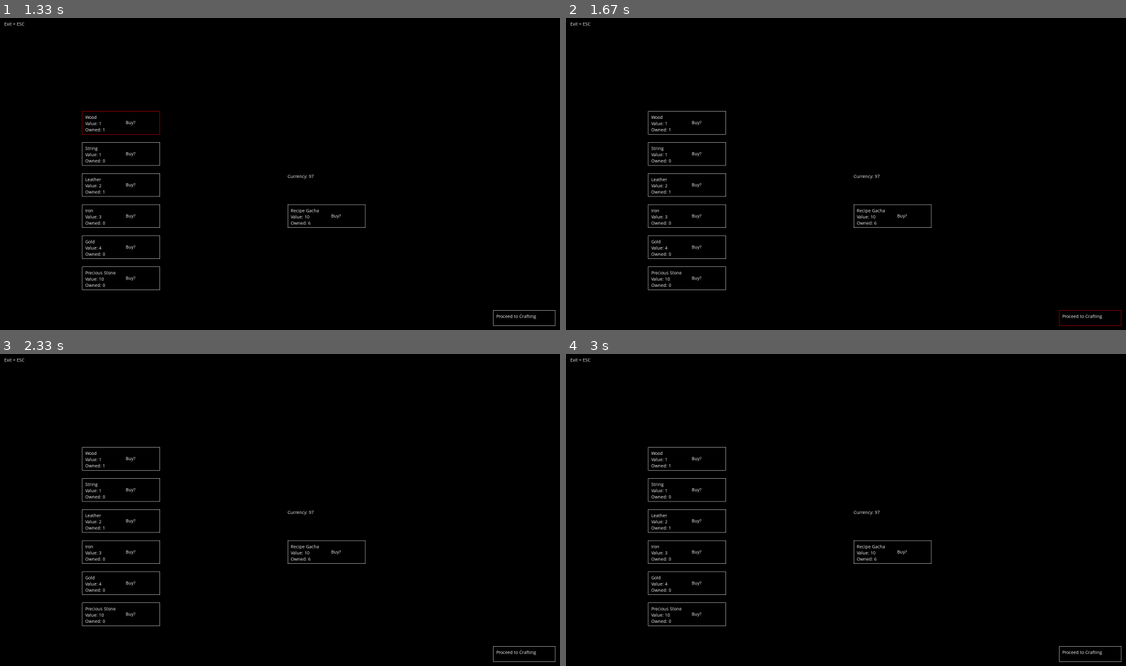
Above: before the commit, frames 1-4 (two rows, left to right).
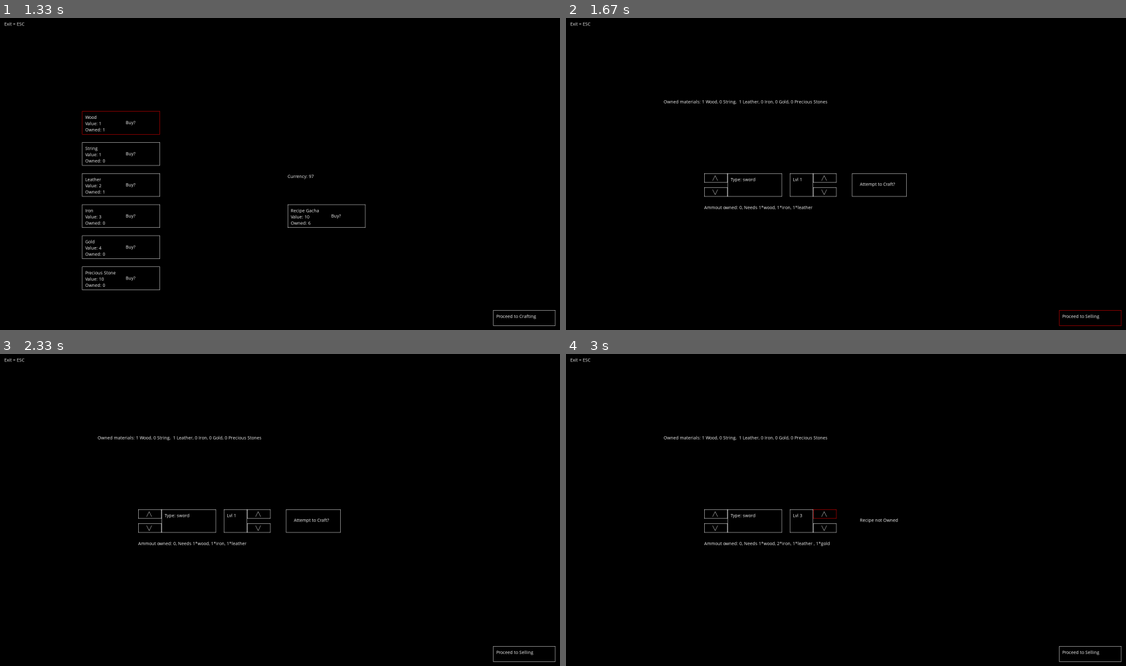
Above: after the commit, the same moments.

Repository: ArKynn/Fantasy-Battle-Defense-Dealer
Game: pygame game, started from Pygame_ui.py
Same seed, same stepped clock (60 frames per second), same inputs: the game is played once before the commit and once after it.
Inputs (mouse positions are in pixels of both pictures, inside the frame that each line leads up to):
- Up to frame 1 (1.33 s): click (285, 174) at 0.38 s; click (145, 177) at 0.72 s; click (100, 124) at 1.05 s
- Up to frame 2 (1.67 s): click "Proceed to Crafting" at 1.38 s
- Up to frame 3 (2.33 s): click (313, 519) at 1.72 s, where only the run after the commit has a clickable "Attempt to Craft?"; click (263, 597) at 2.05 s
- Up to frame 4 (3 s): click (823, 513) at 2.88 s

Frame 1 is identical in both runs. In frame 2, 2.0% of the frame differs, in the area x 14-96%, y 26-97%; in frame 3, 2.0%; in frame 4, 1.9%.

Commit message:
finished craftmenu and tweaked the other files for compability

Diff:
--- a/BuyCraftandSell.py
+++ b/BuyCraftandSell.py
@@ -1,4 +1,4 @@
-import Items_and_Inventory
+import Items_and_Inventory, d10_and_end_game
 def buy_materials(input):
 
     if input in Items_and_Inventory.allmaterials:
@@ -10,10 +10,12 @@
             return False
     raise Exception("Input is not of the same type as material or does not exist.")
 
-def craftattempt(craftexp, d10):
+def craftattempt(craftitem):
 
-    craftquality = craftexp * d10
-    return craftquality
+    craftquality = Items_and_Inventory.playerinventory.craftexp * d10_and_end_game.d10throw() /10
+    Items_and_Inventory.playerinventory.craftexp += craftitem.value
+    if craftquality >= craftitem.min_quality:
+        craftitem.count += 1
 
 def craft(materialinventory, allrecipes, equipmentinventory, input):
 
--- a/Items_and_Inventory.py
+++ b/Items_and_Inventory.py
@@ -91,15 +91,15 @@
 sword_lvl3 = weapon("Exotic Sword", 3, 0, 3, 3, recipe_sword_lvl3, False)
 sword_lvl4 = weapon("Legendary Sword", 4, 0, 4, 4, recipe_sword_lvl4, False)
 
-hammer_lvl1 = weapon("Common Hammer", 1, 1, 0, 1, recipe_hammer_lvl1, True)
-hammer_lvl2 = weapon("Rare Hammer", 2, 2, 0, 2, recipe_hammer_lvl2, False)
-hammer_lvl3 = weapon("Exotic Hammer", 3, 3, 0, 3, recipe_hammer_lvl3, False)
-hammer_lvl4 = weapon("Legendary Hammer", 4, 4, 0, 4, recipe_hammer_lvl4, False)
+hammer_lvl1 = weapon("Common Hammer", 1, 0, 1, 1, recipe_hammer_lvl1, True)
+hammer_lvl2 = weapon("Rare Hammer", 2, 0, 2, 2, recipe_hammer_lvl2, False)
+hammer_lvl3 = weapon("Exotic Hammer", 3, 0, 3, 3, recipe_hammer_lvl3, False)
+hammer_lvl4 = weapon("Legendary Hammer", 4, 0, 4, 4, recipe_hammer_lvl4, False)
 
-bow_lvl1 = weapon("Common Bow", 1, 1, 0, 1, recipe_bow_lvl1, True)
-bow_lvl2 = weapon("Rare Bow", 2, 2, 0, 2, recipe_bow_lvl2, False)
-bow_lvl3 = weapon("Exotic Bow", 3, 3, 0, 3, recipe_bow_lvl3, False)
-bow_lvl4 = weapon("Legendary Bow", 4, 4, 0, 4, recipe_bow_lvl4, False)
+bow_lvl1 = weapon("Common Bow", 1, 0, 1, 1, recipe_bow_lvl1, True)
+bow_lvl2 = weapon("Rare Bow", 2, 0, 2, 2, recipe_bow_lvl2, False)
+bow_lvl3 = weapon("Exotic Bow", 3, 0, 3, 3, recipe_bow_lvl3, False)
+bow_lvl4 = weapon("Legendary Bow", 4, 0, 4, 4, recipe_bow_lvl4, False)
 
 helmet_lvl1 = armor("Common Helmet", 1, 1, 0, 1, recipe_helmet_lvl1, True)
 helmet_lvl2 = armor("Rare Helmet", 2, 2, 0, 2, recipe_helmet_lvl2, False)
@@ -118,6 +118,13 @@
 
 
 allmaterials = [wood, string, leather, iron, gold, precious_stone]
+
+allswords = [sword_lvl1, sword_lvl2, sword_lvl3, sword_lvl4]
+allhammers = [hammer_lvl1, hammer_lvl2, hammer_lvl3, hammer_lvl4]
+allbows = [bow_lvl1, bow_lvl2, bow_lvl3, bow_lvl4]
+allhelmets = [helmet_lvl1, helmet_lvl2, helmet_lvl3, helmet_lvl4]
+allchestplates = [chestplate_lvl1, chestplate_lvl2, chestplate_lvl3, chestplate_lvl4]
+allgreaves = [greaves_lvl1, greaves_lvl2, greaves_lvl3, greaves_lvl4]
 
 
 
--- a/Pygame_ui.py
+++ b/Pygame_ui.py
@@ -6,14 +6,13 @@
             sys.exit()
 
 #Checks for mouse position, lights up button in red and checks if mouse is pressed
-def checkmousestate(rectanglearea): #Based on answer by skrx on StackOverfow (https://stackoverflow.com/questions/44998943/how-to-check-if-the-mouse-is-clicked-in-a-certain-area-pygame)
+def checkmousestate(rectanglearea):
     global mouse1
-    if rectanglearea.collidepoint(pygame.mouse.get_pos()):
+    if rectanglearea.collidepoint(pygame.mouse.get_pos()):  #Based on answer by skrx on StackOverfow (https://stackoverflow.com/questions/44998943/how-to-check-if-the-mouse-is-clicked-in-a-certain-area-pygame)
         pygame.draw.rect(display, 'red', rectanglearea, 1)
         for event in pygame.event.get(eventtype=MOUSEBUTTONDOWN):
             if event.button == 1:
                 return True
-
 
 def starting(): #Starting screen, renders a simple starting button
     starting = True
@@ -95,37 +94,112 @@
         pygame.draw.rect(display, 'white', gotocrafingarea, 1)
         if checkmousestate(gotocrafingarea) == True:
             buymenu == False
-
+            break
         pygame.display.flip()
         clock.tick(60)
 
 def craftmenu():
-    equipmenttypearea = pygame.Rect(displayx / 4, displayy / 2, 175, 75)
+    global Items
+
+    weapontypes = {
+    "sword" : Items_and_Inventory.allswords,
+    "hammer" : Items_and_Inventory.allhammers,
+    "bow" : Items_and_Inventory.allbows,
+    "helmet" : Items_and_Inventory.allhelmets,
+    "chestplate" : Items_and_Inventory.allchestplates,
+    "greaves" : Items_and_Inventory.allgreaves,
+}
+
+    equipmenttypearea = pygame.Rect(displayx / 4 +75, displayy / 2, 175, 75)
     typeupbutton = pygame.Rect(displayx / 4, displayy / 2, 75, 30)
     typedownbutton = pygame.Rect(displayx / 4, displayy / 2 + 45, 75, 30)
     equipmentlvlarea = pygame.Rect(displayx / 4 + 275, displayy / 2, 75, 75)
     lvlupbutton = pygame.Rect(displayx / 4 + 350, displayy / 2, 75, 30)
     lvldownbutton = pygame.Rect(displayx / 4 + 350, displayy / 2 + 45, 75, 30)
     recipematerialarea = pygame.Rect(displayx / 4, displayy / 2 + 100, 250, 30)
-    craftbutton =  pygame.Rect(displayx / 4 + 475, displayy / 2, 75, 30)
+    craftbutton =  pygame.Rect(displayx / 4 + 475, displayy / 2, 175, 75)
     gotosellbutton = pygame.Rect(displayx- 300, displayy - 100, 200, 50)
 
-    selectedequipmenttype = "not yet"
-    selectedequipmentlvl = "null"
-
-    display.blit(font.render(f"{selectedequipmenttype}", True, 'white'), (equipmenttypearea[0] + 10, equipmentlvlarea[1] + 10))
-
-    display.blit(font.render(f"{selectedequipmentlvl}", True, 'white'), (equipmenttypearea[0] + 10, equipmentlvlarea[1] + 10))
+    allcraftbuttons = (equipmenttypearea, typeupbutton, typedownbutton,
+                        equipmentlvlarea, lvlupbutton, lvldownbutton)
+
+    allequipmenttypes = ("sword", "hammer", "bow", "helmet", "chestplate", "greaves")
+    allequipmentlvls = (1, 2, 3, 4)
+
+    equipmenttypeindex = 0
+    equipmentlvlindex = 0
+
+    selectedequipmenttype = allequipmenttypes[equipmenttypeindex]
+    selectedequipmentlvl = allequipmentlvls[equipmentlvlindex]
 
 
     craftmenu = True
     while craftmenu == True:
+
+        selectedequipmenttype = allequipmenttypes[equipmenttypeindex]
+        selectedequipmentlvl = allequipmentlvls[equipmentlvlindex]
 
         exitgamecheck()
         display.fill('black')
         display.blit(font.render("Exit = ESC", True, 'white'),[50,50])
 
-        pass
+        display.blit(font.render(f"Type: {selectedequipmenttype}", True, 'white'), (equipmenttypearea[0] + 10, equipmenttypearea[1] + 10))
+        display.blit(font.render(f"Lvl {selectedequipmentlvl}", True, 'white'), (equipmentlvlarea[0] + 10, equipmentlvlarea[1] + 10))
+
+        for button in allcraftbuttons:
+            pygame.draw.rect(display, 'white', button, 1)
+
+        pygame.draw.lines(display, 'white', False, [(displayx /4 +27, displayy /2 +23),(displayx /4 +35, displayy /2 + 7),(displayx /4 +43, displayy /2 +23)], 1)
+        pygame.draw.lines(display, 'white', False, [(displayx /4 +27, displayy /2 +52),(displayx /4 +35, displayy /2 + 68),(displayx /4 +43, displayy /2 +52)], 1)
+
+        pygame.draw.lines(display, 'white', False, [(displayx /4 +377, displayy /2 +23),(displayx /4 +385, displayy /2 + 7),(displayx /4 +393, displayy /2 +23)], 1)
+        pygame.draw.lines(display, 'white', False, [(displayx /4 +377, displayy /2 +52),(displayx /4 +385, displayy /2 + 68),(displayx /4 +393, displayy /2 +52)], 1)
+
+        if checkmousestate(typeupbutton) == True and equipmenttypeindex != 5:
+                equipmenttypeindex += 1
+        elif checkmousestate(typedownbutton) == True and equipmenttypeindex != 0:
+                equipmenttypeindex += -1
+        elif checkmousestate(lvlupbutton) == True and equipmentlvlindex != 3:
+                equipmentlvlindex += 1
+        elif checkmousestate(lvldownbutton) == True and equipmentlvlindex != 0:
+            equipmentlvlindex += -1
+
+        selecteditem = weapontypes[selectedequipmenttype][selectedequipmentlvl -1]
+        display.blit(font.render(f"Ammout owned: {selecteditem.count}, {selecteditem.recipe.description}", True, 'white'), (displayx / 4, displayy / 2 + 100))
+
+        if selecteditem.recipe in Items_and_Inventory.OwnedRecipes:
+            pygame.draw.rect(display, 'white', craftbutton, 1)
+            display.blit(font.render(f"Attempt to Craft?", True, 'white'), (craftbutton[0] +25, craftbutton[1] +25))
+
+            if checkmousestate(craftbutton) == True:
+                materialnumber = -1
+                enoughmaterials = True
+                print("a")
+                for materialtype in selecteditem.recipe.materials:
+                    print (materialtype)
+                    materialnumber += 1
+                    if materialtype.count < selecteditem.recipe.quantities[materialnumber]:
+                        enoughmaterials = False
+                if enoughmaterials == True:
+                    BuyCraftandSell.craftattempt(selecteditem)
+                    materialnumber = -1
+                    for materialtype in selecteditem.recipe.materials:
+                        materialtype.count += -selecteditem.recipe.quantities[materialnumber]
+                        materialnumber += 1
+
+        else:
+            display.blit(font.render(f"Recipe not Owned", True, 'white'), (craftbutton[0] +25, craftbutton[1] +25))
+
+        materialtext = f"Owned materials: {Items_and_Inventory.wood.count} Wood, {Items_and_Inventory.string.count} String,  {Items_and_Inventory.leather.count} Leather, {Items_and_Inventory.iron.count} Iron, {Items_and_Inventory.gold.count} Gold, {Items_and_Inventory.precious_stone.count} Precious Stones"
+        display.blit(font.render(materialtext, True, 'white'), (350, 300))
+
+        display.blit(font.render(f"Proceed to Selling", True, 'white'), (gotosellbutton[0] + 10, gotosellbutton[1] + 10))
+        pygame.draw.rect(display, 'white', gotosellbutton, 1)
+        if checkmousestate(gotosellbutton) == True:
+            buymenu == False
+            break
+        pygame.display.flip()
+        clock.tick(60)
 
 import pygame, sys, Items_and_Inventory, BuyCraftandSell, random
 from pygame.locals import *
